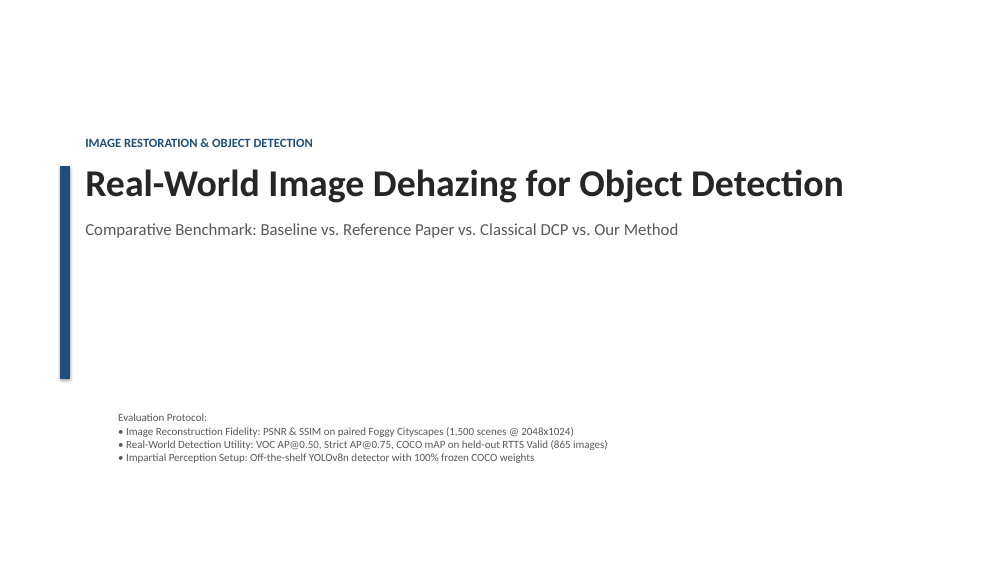
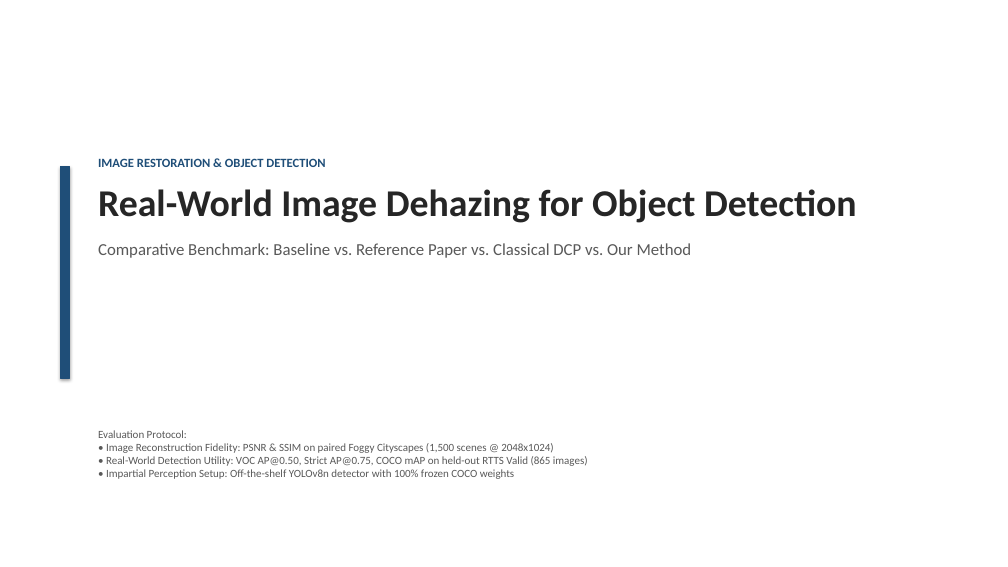
Before and after one commit to Somebody31/IP_Project, a slide deck: slide 1 of docs/reports/presentation.pptx. Drawn at 1008x567 pixels with LibreOffice and Linux fonts; fonts in the diff are those of the drawing. Boxes give left, top, right and bottom in pixels: in the first picture for what was removed or moved away, otherwise in the second. Text is boxed around its words. In the diff, an @@ line names an element or a change of style, - is before the commit and + after.

Commit message:
docs: fix slide deck claims, add per-density PSNR, and systematic random sample grid (Phase 0)

```diff
--- a/docs/reports/presentation.pptx
+++ b/docs/reports/presentation.pptx
@@ text "IMAGE RESTORATION & OBJECT DETECTION": place and size @@
-text "IMAGE RESTORATION & OBJECT DETECTION" at [85,138,844,238]
+text "IMAGE RESTORATION & OBJECT DETECTION" at [98,158,857,258]
@@ text "Evaluation Protocol: • Image Reconstruction ...": place and size @@
-text "Evaluation Protocol: • Image Reconstruction ..." at [118,413,608,463]
+text "Evaluation Protocol: • Image Reconstruction ..." at [98,430,588,479]
```
Also in this commit, not shown: 4 other slides changed, 1 slide added, 4 other files.
